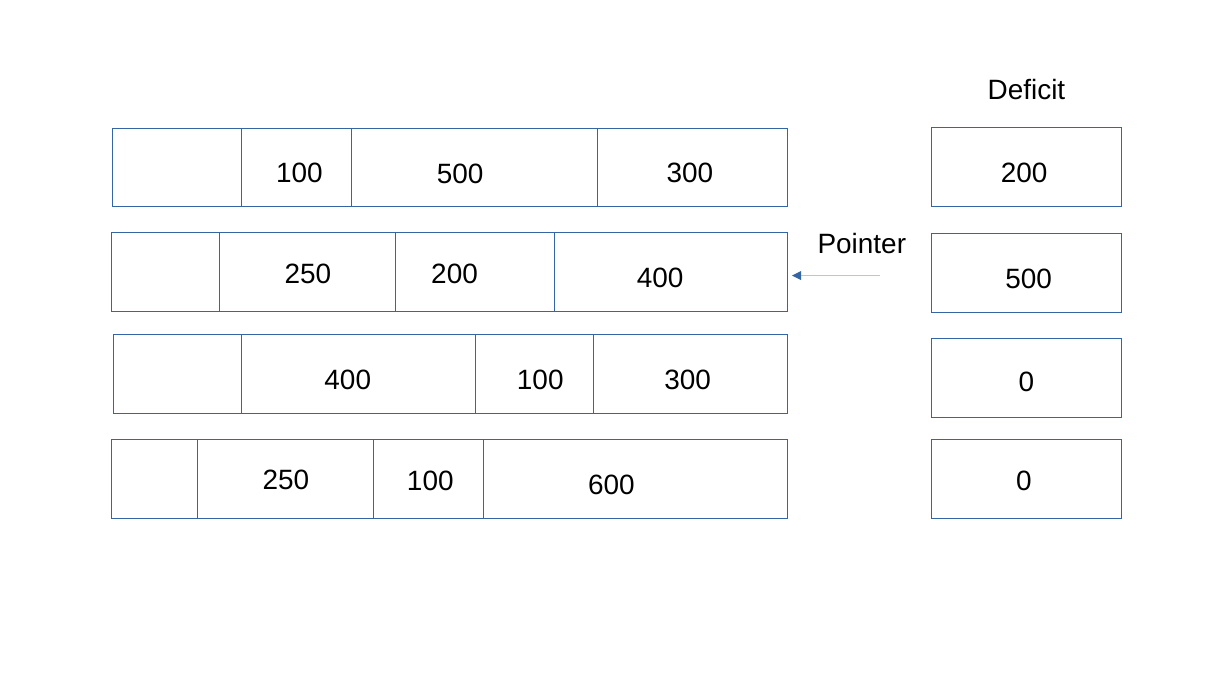
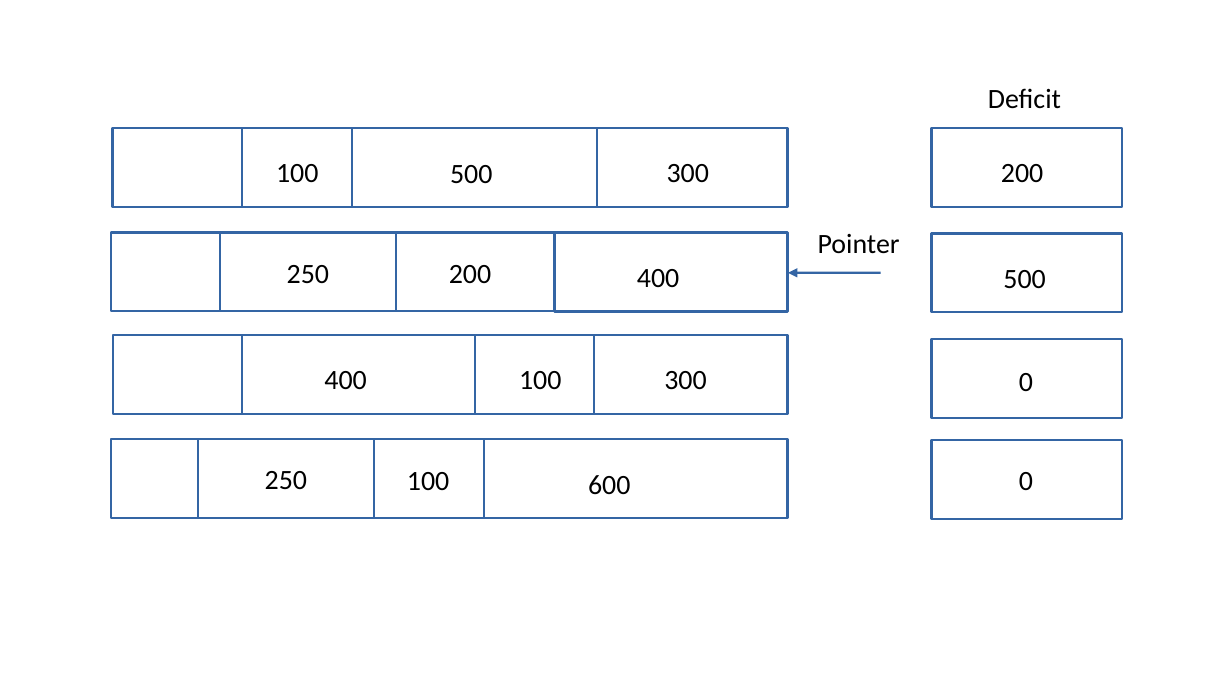
Before and after one commit to SystemsApproach/7E, a slide deck: slide 4 of capacity/figures/capacity.odp. Drawn at 1232x693 pixels with LibreOffice and Linux fonts; fonts in the diff are those of the drawing. Boxes give left, top, right and bottom in pixels: in the first picture for what was removed or moved away, otherwise in the second. Text is boxed around its words. In the diff, an @@ line names an element or a change of style, - is before the commit and + after.

```diff
--- a/capacity/figures/capacity.odp
+++ b/capacity/figures/capacity.odp
@@ font Arial to Calibri in 13 elements at box(818, 234, 900, 254), box(588, 475, 630, 495), box(276, 164, 318, 182), box(637, 269, 679, 287), box(324, 371, 366, 390), box(664, 371, 706, 390), box(1001, 164, 1043, 182), box(667, 164, 709, 183), box(407, 472, 449, 490), box(1003, 270, 1045, 289), box(1019, 373, 1033, 391), box(1019, 472, 1033, 490), box(988, 88, 1061, 109) @@
@@ text "Deficit": place and size @@
-text "Deficit" at box(988, 78, 1066, 100)
+text "Deficit" at box(988, 88, 1061, 109)
@@ text "500": place and size @@
-text "500" at box(437, 163, 484, 184)
+text "500" at box(450, 165, 492, 183)
@@ text "500" at box(450, 165, 492, 183): font Arial to Calibri; vertical alignment top to middle @@
@@ arrow moved from (880, 276) - (793, 276) to (881, 273) - (788, 273) @@
@@ arrow (881, 273) - (788, 273): stroke #3465A4 0 pt to #3465A4 1.45 pt @@
@@ text "100" at box(519, 371, 561, 389): font Arial to Calibri; alignment left to centre @@
@@ font Arial to Calibri; outline #3465A4 0 pt to #3465A4 1.45 pt in 3 elements at box(111, 233, 783, 312), box(220, 233, 396, 312), box(198, 439, 373, 519) @@
@@ outline #3465A4 0 pt to #3465A4 1.45 pt in 13 elements at box(113, 129, 785, 208), box(113, 335, 785, 415), box(111, 439, 783, 519), box(597, 129, 787, 208), box(243, 129, 352, 208), box(555, 233, 788, 312), box(594, 335, 787, 415), box(243, 335, 476, 415), box(484, 439, 788, 519), box(932, 127, 1122, 207), box(932, 234, 1122, 313), box(932, 339, 1122, 418), box(932, 440, 1122, 520) @@
```
Also in this commit, not shown: 1 other slide changed, 2 other files.
